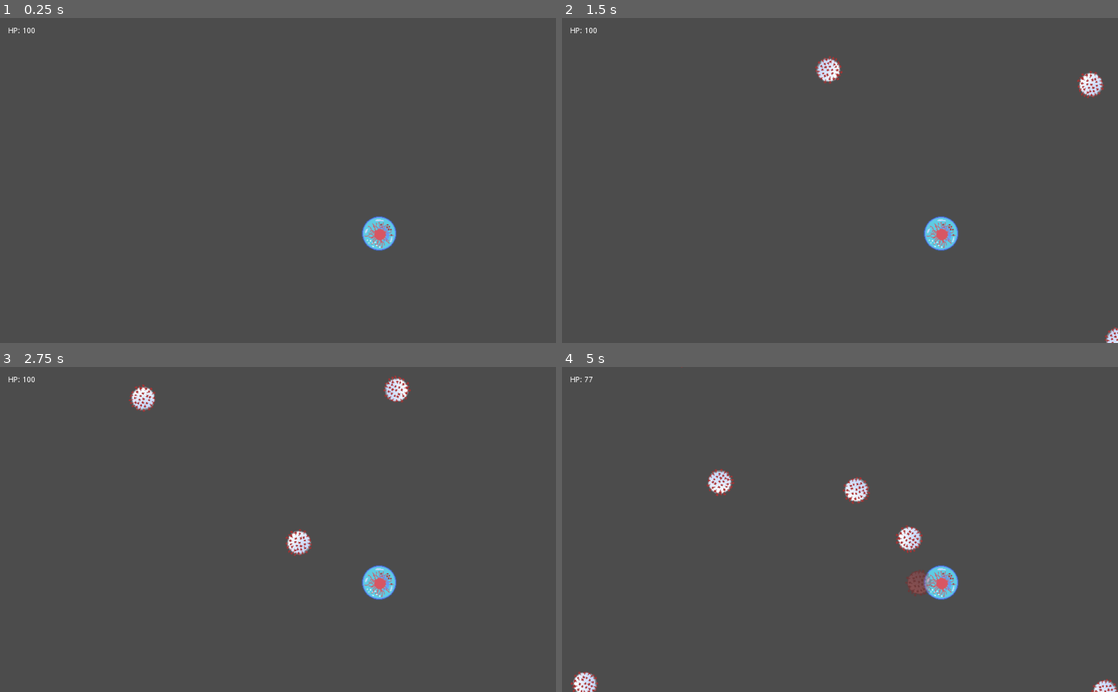
Above: before the commit, frames 1-4 (two rows, left to right).
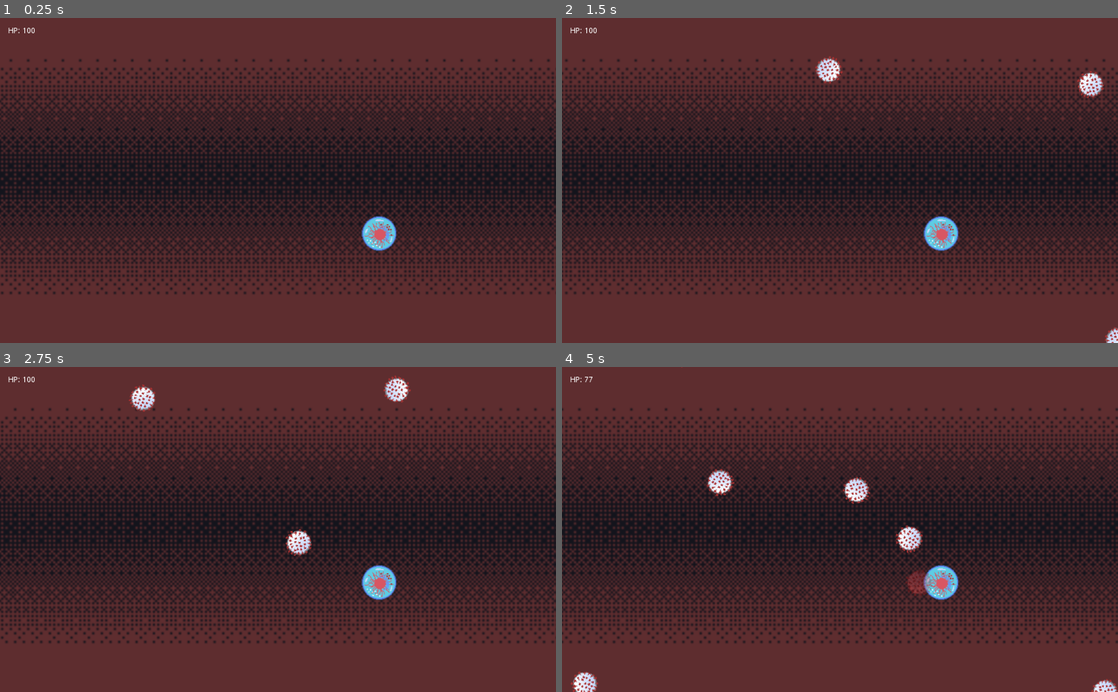
Above: after the commit, the same moments.

Repository: aMoniker/Carnivorous
Game: Godot game, scene res://Game.tscn
The game is run twice, just before and just after one commit, with the same random seed, the same clock (stepped at 60 frames per second) and the same inputs. Sound files missing from this copy of the repository are replaced by a short silence.
Inputs (mouse positions are in pixels of both pictures, inside the frame that each line leads up to):
- Up to frame 1 (0.25 s): no input
- Up to frame 2 (1.5 s): move the mouse to (962, 164) at 0.52 s; click (962, 164) at 0.67 s; move the mouse to (728, 196) at 1.27 s; click (728, 196) at 1.42 s
- Up to frame 3 (2.75 s): move the mouse to (333, 458) at 2.02 s; click (333, 458) at 2.17 s
- Up to frame 4 (5 s): move the mouse to (812, 594) at 2.77 s; click (812, 594) at 2.92 s; move the mouse to (1006, 578) at 3.52 s; click (1006, 578) at 3.67 s; move the mouse to (673, 480) at 4.27 s; click (673, 480) at 4.42 s

The runs differ from the first frame. In frame 1, 99% of the frame differs, in the area x 0-100%, y 0-100%; in frame 2, 99%; in frame 3, 99%; in frame 4, 98%.

Commit message:
Add repeating bg music and image

Diff:
--- /dev/null
+++ b/BG.gd
@@ -0,0 +1,10 @@
+extends Sprite
+
+# Called when the node enters the scene tree for the first time.
+func _ready():
+	pass # Replace with function body.
+
+func _process(_delta):
+	self.offset.x -= 1
+	if abs(self.offset.x) == 160:
+		self.offset.x = 0
--- a/Game.tscn
+++ b/Game.tscn
@@ -1,12 +1,23 @@
-[gd_scene load_steps=5 format=2]
+[gd_scene load_steps=8 format=2]
 
 [ext_resource path="res://Player.tscn" type="PackedScene" id=1]
 [ext_resource path="res://Game.gd" type="Script" id=2]
 [ext_resource path="res://Enemies.tscn" type="PackedScene" id=3]
 [ext_resource path="res://GUI.tscn" type="PackedScene" id=4]
+[ext_resource path="res://assets/audio/dungeon_forest.wav" type="AudioStream" id=5]
+[ext_resource path="res://assets/images/background.png" type="Texture" id=6]
+[ext_resource path="res://BG.gd" type="Script" id=7]
 
 [node name="Game" type="Node"]
 script = ExtResource( 2 )
+
+[node name="BG" type="Sprite" parent="."]
+position = Vector2( 1036.01, 298.944 )
+scale = Vector2( 3.99207, 3.97417 )
+texture = ExtResource( 6 )
+region_enabled = true
+region_rect = Rect2( 0, 0, 520, 152 )
+script = ExtResource( 7 )
 
 [node name="Player" parent="." instance=ExtResource( 1 )]
 position = Vector2( 698.393, 397.876 )
@@ -14,3 +25,8 @@
 [node name="Enemies" parent="." instance=ExtResource( 3 )]
 
 [node name="GUI" parent="." instance=ExtResource( 4 )]
+
+[node name="BGMusic" type="AudioStreamPlayer" parent="."]
+stream = ExtResource( 5 )
+volume_db = -20.0
+autoplay = true
--- a/project.godot
+++ b/project.godot
@@ -19,6 +19,10 @@
 run/main_scene="res://Game.tscn"
 config/icon="res://icon.png"
 
+[display]
+
+window/size/resizable=false
+
 [rendering]
 
 environment/default_environment="res://default_env.tres"
Not shown, added: assets/audio/dungeon_forest.wav.import
Binary file added: assets/images/background.aseprite
Binary file added: assets/images/background.png
Not shown, added: assets/images/background.png.import
Not shown, added: assets/audio/dungeon_forest.wav
Not shown, added: assets/audio/dungeon_tomb.mp3
